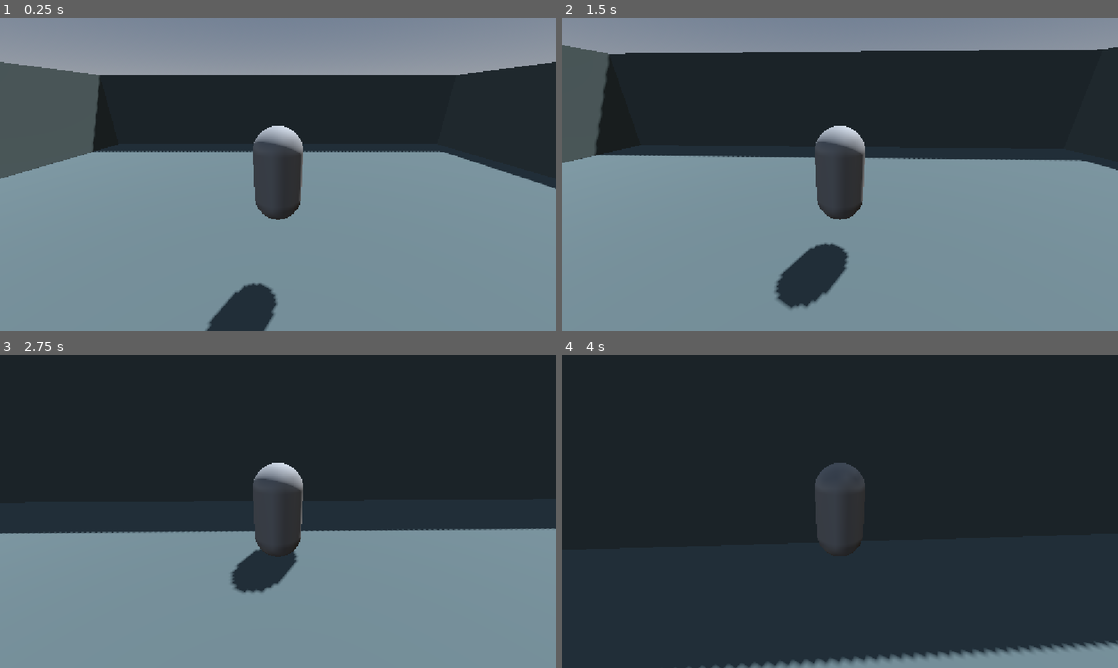
Above: before the commit, frames 1-4 (two rows, left to right).
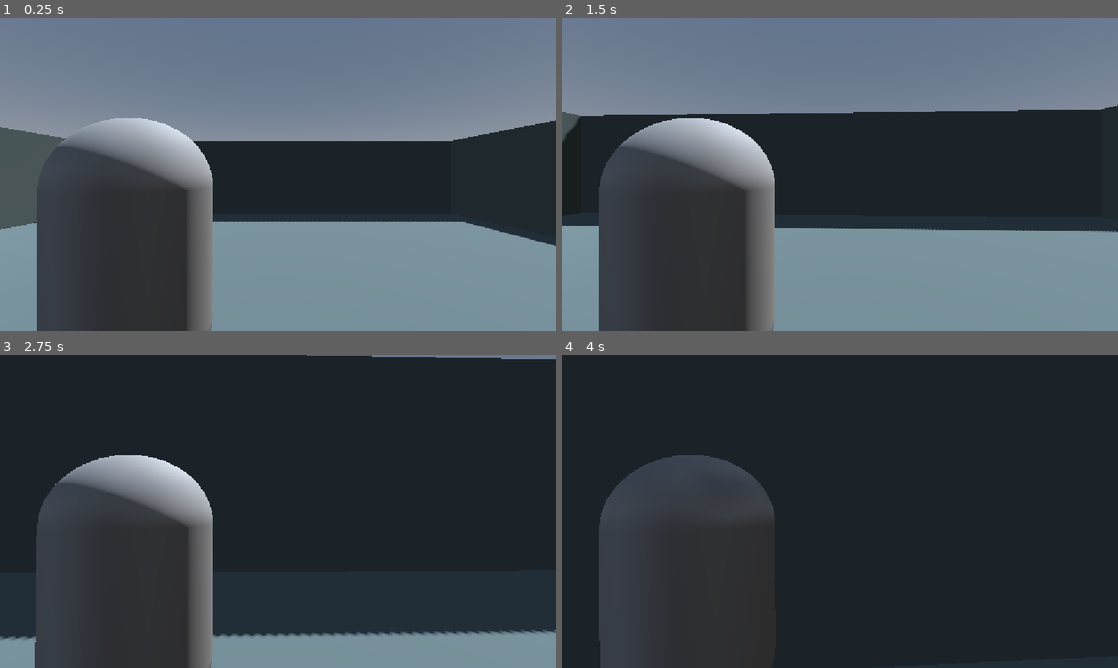
Above: after the commit, the same moments.

Repository: bbbbblueeeee/ISCS-30.14-Game5
Game: Godot game, scene res://Scenes/world.tscn
Two runs of this game, one before a commit and one after it. Both use one fixed random seed, a clock stepped at 60 frames per second and the inputs below.
Inputs (mouse positions are in pixels of both pictures, inside the frame that each line leads up to):
- Up to frame 1 (0.25 s): no input
- Up to frame 2 (1.5 s): tap Enter (ui_accept) at 0.5, 0.77 s; move the mouse to (867, 174) at 0.52 s; hold Up (ui_up) from 0.53 s (still down); move the mouse to (812, 174) at 1.27 s
- Up to frame 3 (2.75 s): keep holding Up (ui_up); tap Enter (ui_accept) at 1.52 s; move the mouse to (289, 505) at 2.02 s
- Up to frame 4 (4 s): keep holding Up (ui_up); move the mouse to (834, 517) at 2.77 s; tap Enter (ui_accept) at 3.02, 3.77 s; move the mouse to (878, 514) at 3.52 s

The runs differ from the first frame. In frame 1, 65% of the frame differs, in the area x 0-100%, y 4-100%; in frame 2, 61%; in frame 3, 41%; in frame 4, 10%.

Commit message:
added spring arms

Diff:
--- a/iscs-30.14---game-5---ots-tps/Scenes/player.tscn
+++ b/iscs-30.14---game-5---ots-tps/Scenes/player.tscn
@@ -6,6 +6,13 @@
 [sub_resource type="CapsuleShape3D" id="CapsuleShape3D_6xws8"]
 
 [sub_resource type="CapsuleMesh" id="CapsuleMesh_6xws8"]
+
+[sub_resource type="SphereShape3D" id="SphereShape3D_cvnsp"]
+margin = 0.01
+
+[sub_resource type="SphereShape3D" id="SphereShape3D_6t5aa"]
+margin = 0.01
+radius = 0.1
 
 [node name="Player" type="CharacterBody3D" unique_id=244270885]
 script = ExtResource("1_v0iea")
@@ -17,8 +24,18 @@
 mesh = SubResource("CapsuleMesh_6xws8")
 
 [node name="Camera" type="Node3D" parent="." unique_id=571957960 node_paths=PackedStringArray("character")]
+transform = Transform3D(1, 0, 0, 0, 1, 0, 0, 0, 1, 0, 0.6, 0)
 script = ExtResource("2_cvnsp")
 character = NodePath("..")
 
-[node name="Camera3D" type="Camera3D" parent="Camera" unique_id=1645792167]
-transform = Transform3D(1, 0, 0, 0, 0.9365865, 0.35043654, 0, -0.35043654, 0.9365865, 0, 1.5, 4)
+[node name="EdgeSpringArm" type="SpringArm3D" parent="Camera" unique_id=1405834804]
+transform = Transform3D(-4.371139e-08, 0, 1, 0, 1, 0, -1, 0, -4.371139e-08, 0, 0, 0)
+shape = SubResource("SphereShape3D_cvnsp")
+
+[node name="RearSpringArm" type="SpringArm3D" parent="Camera/EdgeSpringArm" unique_id=552043344]
+transform = Transform3D(-4.371139e-08, 0, -1, 0, 1, 0, 1, 0, -4.371139e-08, -2.1855694e-08, 0, 0.5)
+shape = SubResource("SphereShape3D_6t5aa")
+spring_length = 1.5
+
+[node name="Camera3D" type="Camera3D" parent="Camera/EdgeSpringArm/RearSpringArm" unique_id=1645792167]
+transform = Transform3D(1, 0, 0, 0, 1, 0, 0, 0, 1, 0.5, 0, 1.5)
--- a/iscs-30.14---game-5---ots-tps/project.godot
+++ b/iscs-30.14---game-5---ots-tps/project.godot
@@ -58,6 +58,7 @@
 [layer_names]
 
 3d_physics/layer_1="World"
+3d_physics/layer_2="Player"
 
 [physics]
 
